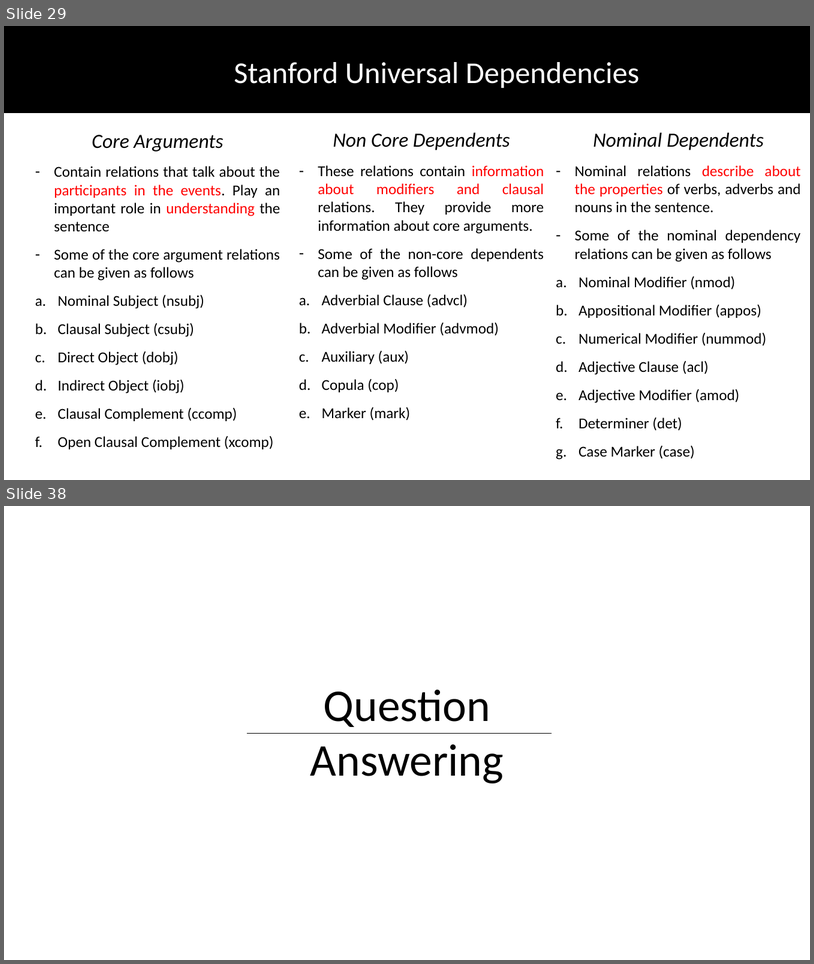
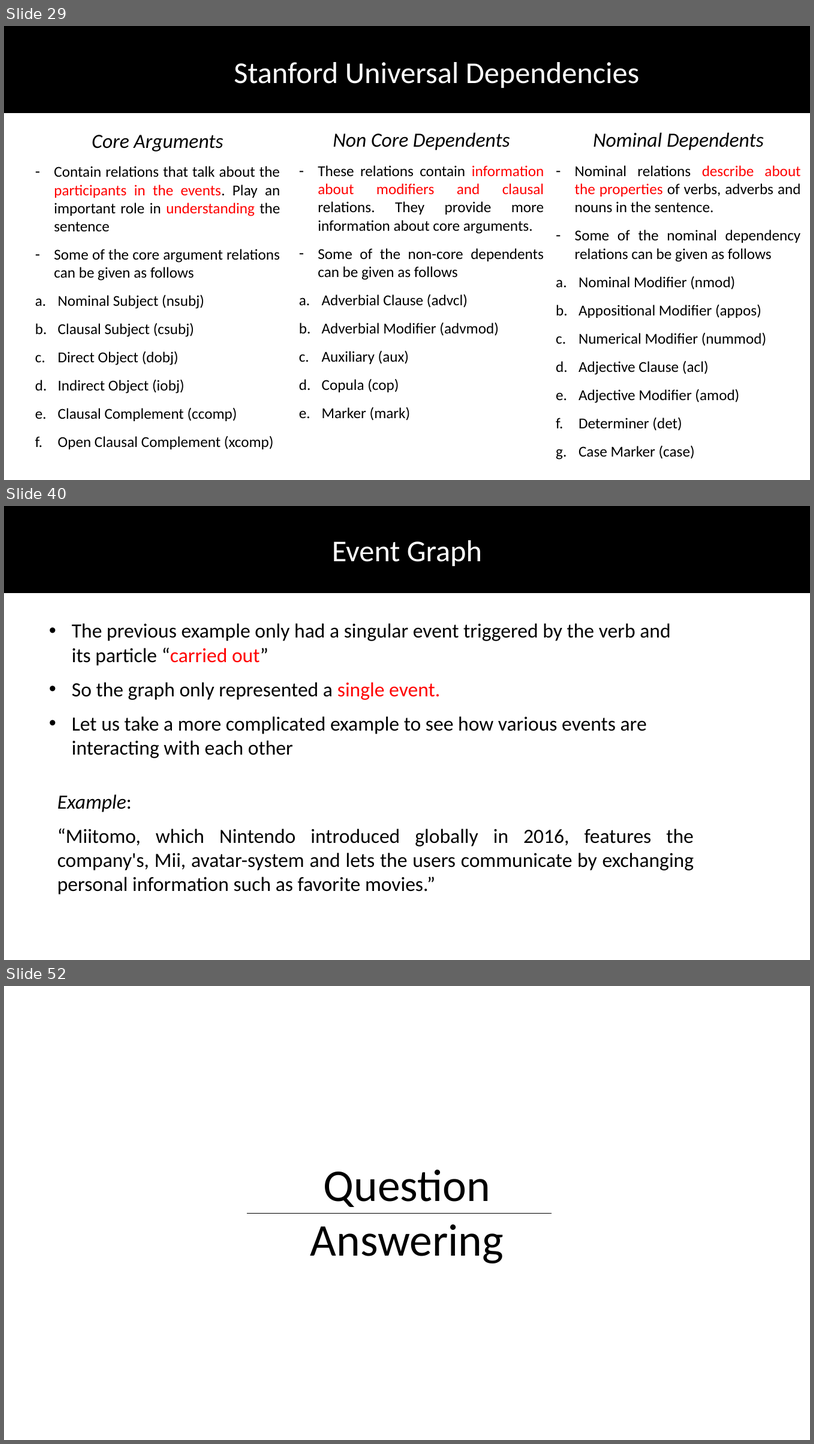
Before and after one commit to DhruvaPendharkar/thesis-project, a slide deck: Notes/ThesisPresentation.pptx. Shown one above the other, each under a label of ours: slides 29 and 38 before the commit, slides 29, 40 and 52 after it; the slides between them are not shown. The pictures are 814x964 and 814x1444 pixels, drawn with LibreOffice and Linux fonts; fonts in the diff are those of the drawing. Boxes give left, top, right and bottom in pixels: in the first picture for what was removed or moved away, otherwise in the second. Text is boxed around its words. In the diff, an @@ line names an element or a change of style, - is before the commit and + after.

```diff
--- a/Notes/ThesisPresentation.pptx
+++ b/Notes/ThesisPresentation.pptx
@@ slide 40 added at <box>4,506,810,960</box>, background #FFFFFF @@
@@ rectangle added at <box>4,506,810,592</box>, fill #000000, outline #000000 1 pt @@
@@ text added at <box>332,540,482,566</box>, 36 pt, text #FFFFFF @@
+Event Graph
@@ text added at <box>72,623,671,758</box>, 24 pt, text #000000 @@
+• The previous example only had a singular event triggered by the verb and its particle “carried out”
+• So the graph only represented a single event.
+• Let us take a more complicated example to see how various events are interacting with each other
@@ text added at <box>57,794,694,894</box>, 24 pt, text #000000 @@
+Example:
+“Miitomo, which Nintendo introduced globally in 2016, features the company's, Mii, avatar-system and lets the users communicate by exchanging personal information such as favorite movies.”
@@ what was slide 38 is now slide 52 @@
```
Also in this commit, not shown: 11 slides changed, 13 other slides added.
